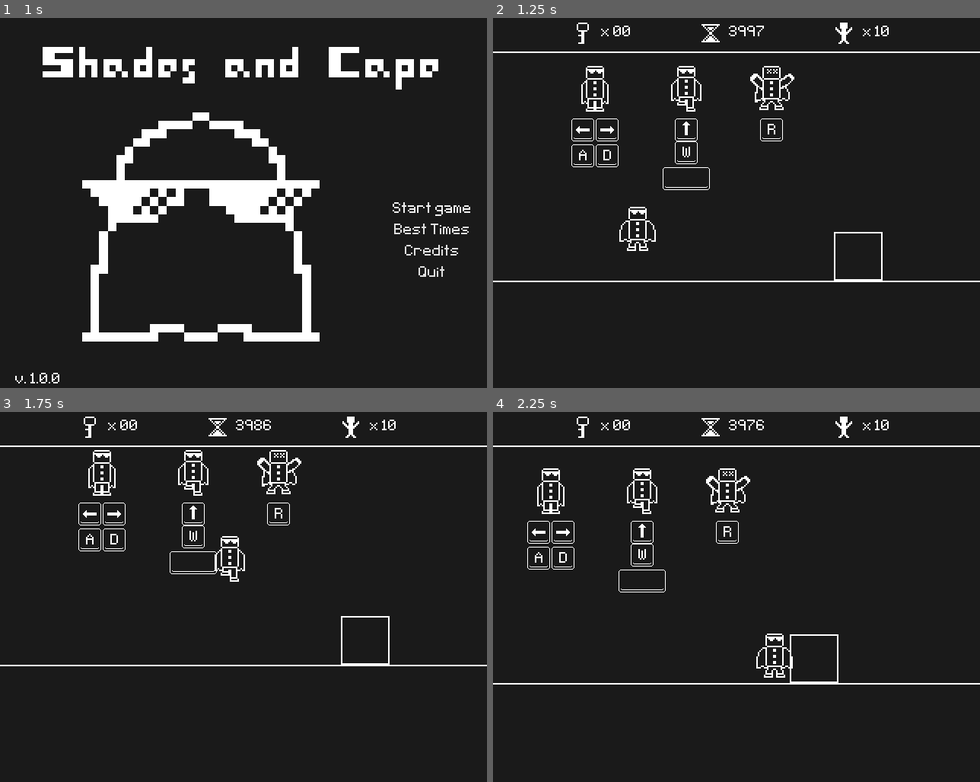
Above: before the commit, frames 1-4 (two rows, left to right).
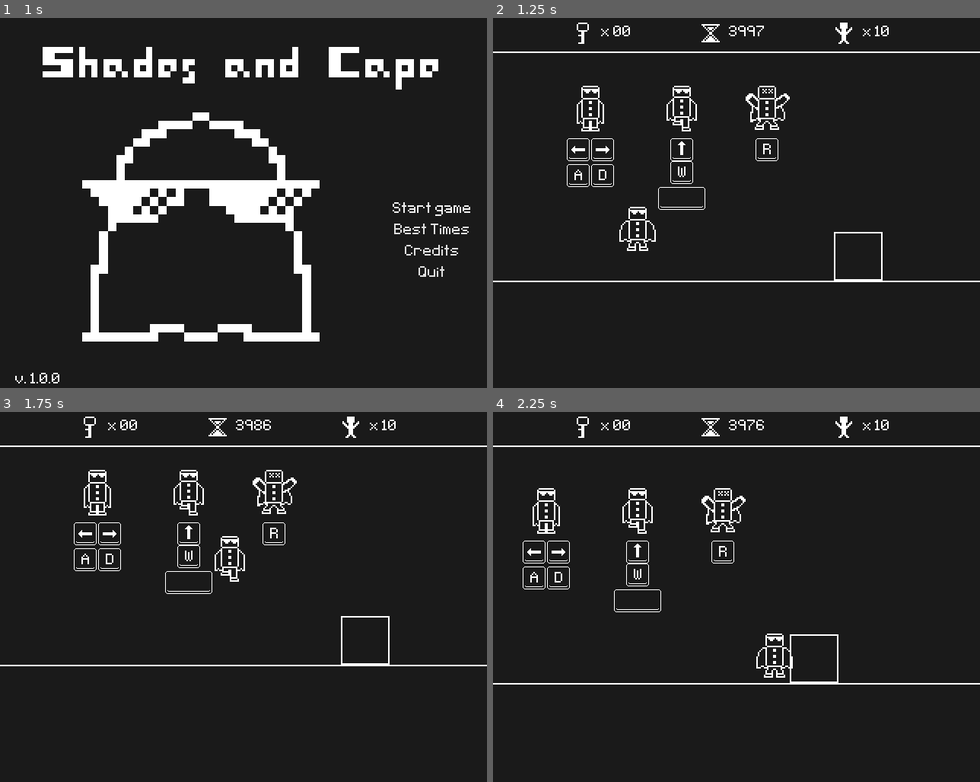
Above: after the commit, the same moments.

Repository: Kiel97/bialjam2019
Game: Godot game, scene res://Menu/MainMenu.tscn
The game is run twice, just before and just after one commit, with the same random seed, the same clock (stepped at 60 frames per second) and the same inputs. Sound files missing from this copy of the repository are replaced by a short silence.
Inputs:
- Up to frame 1 (1 s): click "Start game" at 0.5 s
- Up to frame 2 (1.25 s): no input
- Up to frame 3 (1.75 s): hold Right (move_right) from 1.28 s (still down); tap Up (jump) at 1.52 s
- Up to frame 4 (2.25 s): keep holding Right (move_right)

Frame 1 is identical in both runs. In frame 2, 2.1% of the frame differs, in the area x 15-62%, y 12-52%; in frame 3, 2.1%; in frame 4, 2.1%.

Commit message:
Adjusted position of help section

Diff:
--- a/Bialjam2019/Levels/Level.tscn
+++ b/Bialjam2019/Levels/Level.tscn
@@ -37,7 +37,7 @@
 tile_data = PoolIntArray( -65503, 0, 0, -65502, 0, 2, 33, 0, 65541, 34, 0, 65539, 98, 0, 0, 99, 0, 1, 100, 0, 1, 101, 0 …(18434 unchanged characters)…
 
 [node name="HelpSection" type="Node2D" parent="."]
-position = Vector2( 127, 498 )
+position = Vector2( 124, 511 )
 
 [node name="MoveHelp" type="Node2D" parent="HelpSection"]
 editor/display_folded = true
